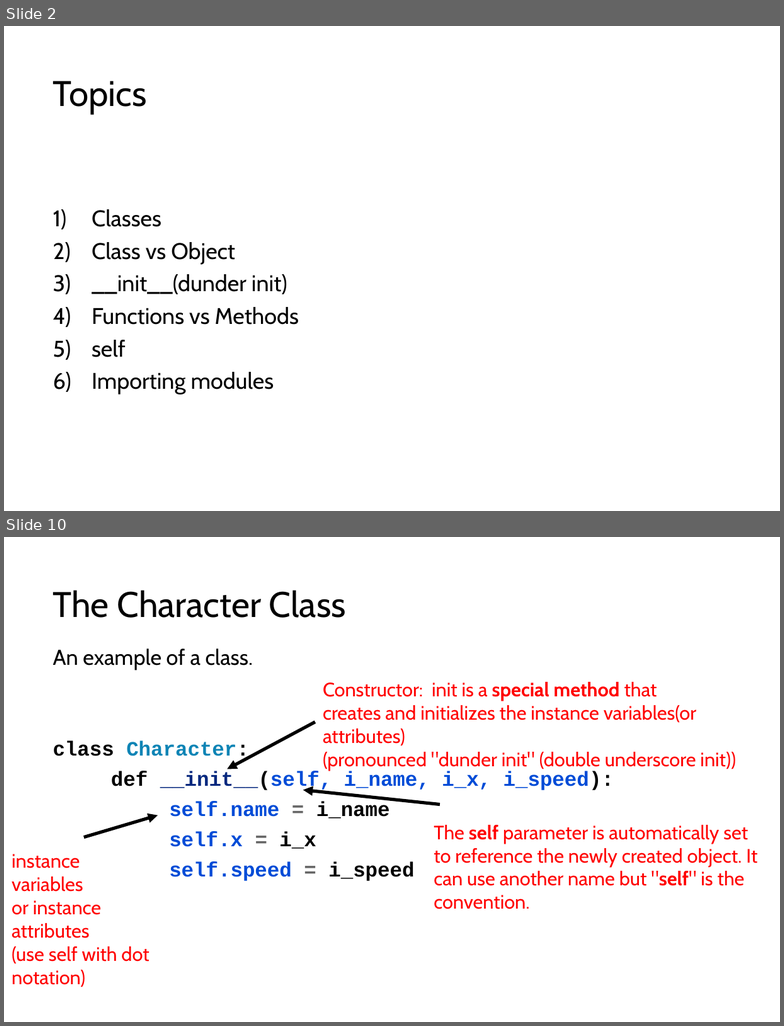
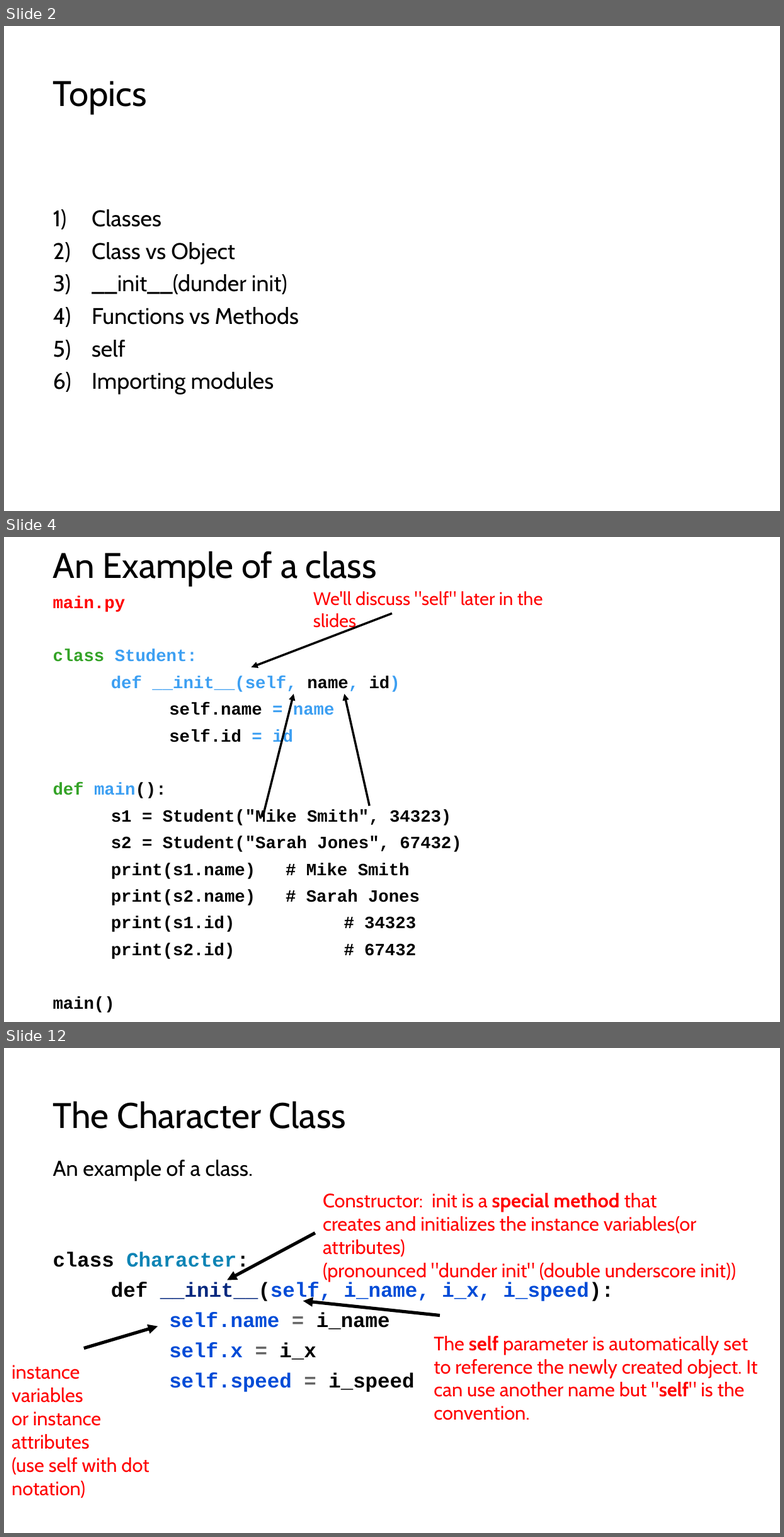
Before and after one commit to LongBaoNguyen/longbaonguyen.github.io, a slide deck: courses/apcsp/lect11a.pptx. Shown one above the other, each under a label of ours: slides 2 and 10 before the commit, slides 2, 4 and 12 after it; the slides between them are not shown. The pictures are 784x1026 and 784x1537 pixels, drawn with LibreOffice and Linux fonts; fonts in the diff are those of the drawing. Boxes give left, top, right and bottom in pixels: in the first picture for what was removed or moved away, otherwise in the second. Text is boxed around its words. In the diff, an @@ line names an element or a change of style, - is before the commit and + after.

```diff
--- a/courses/apcsp/lect11a.pptx
+++ b/courses/apcsp/lect11a.pptx
@@ slide 4 added at (4, 537, 780, 1022), background #FFFFFF @@
@@ title added at (53, 551, 377, 586), 33 pt, text #000000 @@
+An Example of a class
@@ text added at (313, 591, 543, 631), 17 pt, text #FF0000 @@
+We'll discuss "self" later in the slides.
@@ text added at (53, 596, 461, 1013), 16 pt, text #000000, bold @@
+main.py
+class Student:
+def __init__(self, name, id)
+self.name = name
+self.id = id
+def main():
+s1 = Student("Mike Smith", 34323)
+s2 = Student("Sarah Jones", 67432)
+print(s1.name) # Mike Smith
+print(s2.name) # Sarah Jones
+print(s1.id) # 34323
+print(s2.id) # 67432
+main()
@@ arrow added from (392, 613) to (252, 667), #000000 2 pt @@
@@ arrow added from (262, 817) to (294, 694), #000000 2 pt @@
@@ arrow added from (369, 805) to (345, 694), #000000 2 pt @@
@@ what was slide 10 is now slide 12 @@
```
Also in this commit, not shown: 8 slides changed, 1 other slide added, 26 other files.
